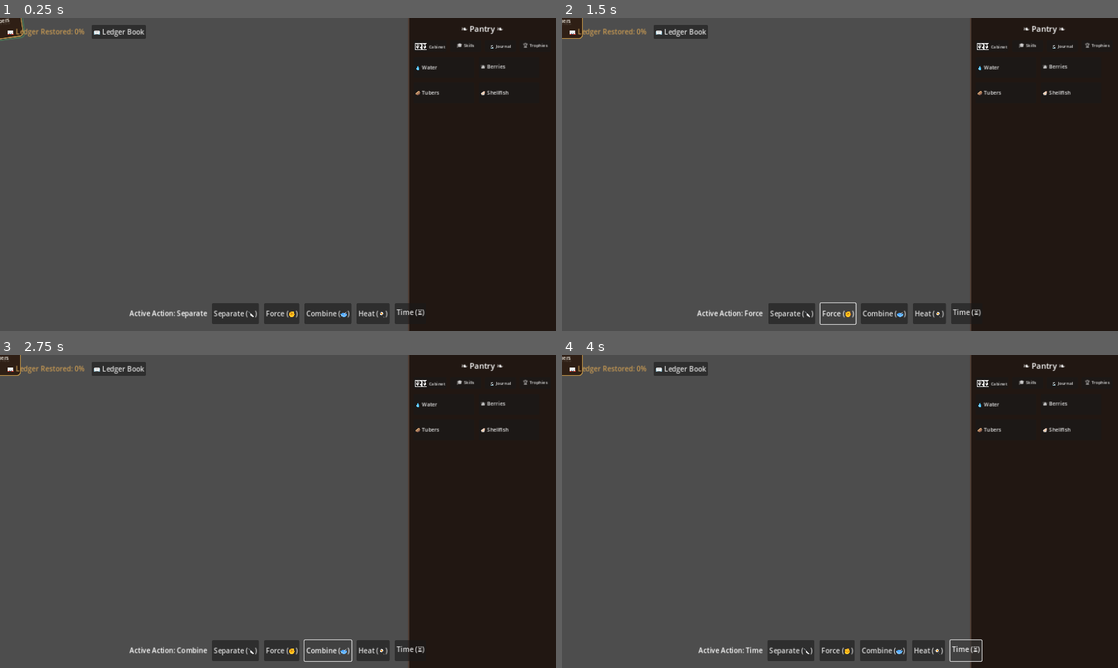
Above: before the commit, frames 1-4 (two rows, left to right).
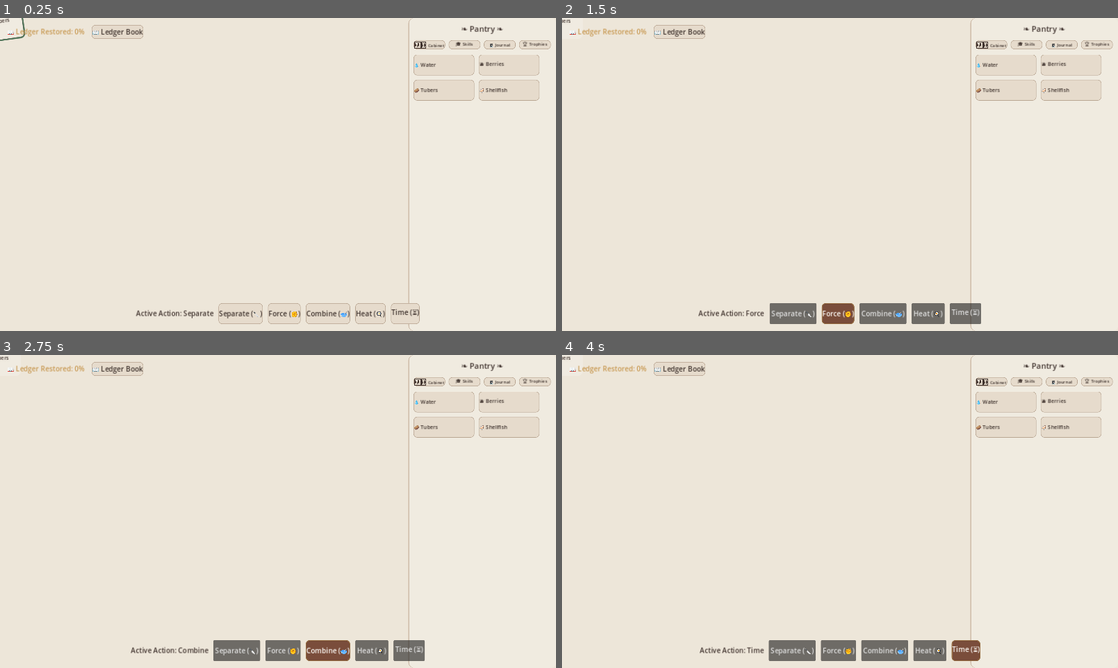
Above: after the commit, the same moments.

Repository: Kolajy/cooking_alchemist
Game: Godot game, scene res://scenes/main.tscn
Two runs of this game, one before a commit and one after it. Both use one fixed random seed, a clock stepped at 60 frames per second and the inputs below.
Inputs:
- Up to frame 1 (0.25 s): no input
- Up to frame 2 (1.5 s): click "Separate (🔪)" at 0.5 s; click "Force (✊)" at 1.25 s
- Up to frame 3 (2.75 s): click "Combine (🥣)" at 2 s
- Up to frame 4 (4 s): click "Heat (🍳)" at 2.75 s; click "Time (⏳)" at 3.5 s

The runs differ from the first frame. In frame 1, 100% of the frame differs, in the area x 0-100%, y 0-100%; in frame 2, 100%; in frame 3, 100%; in frame 4, 100%.

Commit message:
style(godot): match visual theme layout, parchment cards, color palette, active action toggling, and cozy styling of the web game

Diff:
--- a/godot/scenes/ingredient_token.tscn
+++ b/godot/scenes/ingredient_token.tscn
@@ -6,16 +6,16 @@
 radius = 48.0
 
 [sub_resource type="StyleBoxFlat" id="StyleBoxFlat_1"]
-bg_color = Color(0.18, 0.12, 0.08, 0.85)
+bg_color = Color(0.99, 0.98, 0.96, 0.95)
 border_width_left = 2
 border_width_top = 2
 border_width_right = 2
 border_width_bottom = 2
-border_color = Color(0.75, 0.58, 0.28, 0.8)
-corner_radius_top_left = 8
-corner_radius_top_right = 8
-corner_radius_bottom_right = 8
-corner_radius_bottom_left = 8
+border_color = Color(0.78, 0.70, 0.62, 0.9)
+corner_radius_top_left = 12
+corner_radius_top_right = 12
+corner_radius_bottom_right = 12
+corner_radius_bottom_left = 12
 
 [sub_resource type="StyleBoxFlat" id="StyleBoxFlat_2"]
 bg_color = Color(0, 0, 0, 0)
@@ -62,7 +62,7 @@
 offset_bottom = 40.0
 grow_horizontal = 2
 grow_vertical = 2
-theme_override_colors/font_color = Color(0.96, 0.94, 0.9, 1)
+theme_override_colors/font_color = Color(0.22, 0.18, 0.15, 1)
 theme_override_font_sizes/font_size = 12
 text = "🫐
 Berries"
--- a/godot/scenes/workspace.tscn
+++ b/godot/scenes/workspace.tscn
@@ -4,6 +4,12 @@
 
 [node name="Workspace" type="Node2D"]
 script = ExtResource("1_ws")
+
+[node name="CountertopBackground" type="ColorRect" parent="."]
+z_index = -10
+offset_right = 1280.0
+offset_bottom = 720.0
+color = Color(0.93, 0.90, 0.85, 1)
 
 [node name="TokenContainer" type="Node2D" parent="."]
 
--- a/godot/scripts/main.gd
+++ b/godot/scripts/main.gd
@@ -37,5 +37,74 @@
 			var book = book_scene.instantiate()
 			add_child(book)
 			print("✅ Ledger Book loaded.")
+
+		# Apply Cozy Theme to all generated nodes
+		apply_cozy_theme(self)
+		print("🎨 Applied cozy parchment theme to all UI elements.")
 	else:
 		print("❌ Database verification failed. No items loaded.")
+
+func apply_cozy_theme(node: Node):
+	var sb_panel = StyleBoxFlat.new()
+	sb_panel.bg_color = Color(0.94, 0.92, 0.88, 0.98) # Warm parchment
+	sb_panel.border_width_left = 2
+	sb_panel.border_color = Color(0.78, 0.70, 0.62, 0.9)
+	sb_panel.set_corner_radius_all(12)
+
+	var sb_btn_normal = StyleBoxFlat.new()
+	sb_btn_normal.bg_color = Color(0.90, 0.86, 0.80) # Sepia cream
+	sb_btn_normal.border_width_left = 1
+	sb_btn_normal.border_width_top = 1
+	sb_btn_normal.border_width_right = 1
+	sb_btn_normal.border_width_bottom = 1
+	sb_btn_normal.border_color = Color(0.70, 0.62, 0.54)
+	sb_btn_normal.set_corner_radius_all(8)
+
+	var sb_btn_hover = StyleBoxFlat.new()
+	sb_btn_hover.bg_color = Color(0.94, 0.90, 0.85)
+	sb_btn_hover.border_width_left = 1
+	sb_btn_hover.border_width_top = 1
+	sb_btn_hover.border_width_right = 1
+	sb_btn_hover.border_width_bottom = 1
+	sb_btn_hover.border_color = Color(0.60, 0.50, 0.40)
+	sb_btn_hover.set_corner_radius_all(8)
+
+	var sb_btn_pressed = StyleBoxFlat.new()
+	sb_btn_pressed.bg_color = Color(0.48, 0.30, 0.23) # Terracotta active
+	sb_btn_pressed.border_width_left = 1
+	sb_btn_pressed.border_width_top = 1
+	sb_btn_pressed.border_width_right = 1
+	sb_btn_pressed.border_width_bottom = 1
+	sb_btn_pressed.border_color = Color(0.35, 0.22, 0.17)
+	sb_btn_pressed.set_corner_radius_all(8)
+
+	var sb_btn_focus = StyleBoxFlat.new()
+	sb_btn_focus.bg_color = Color(0, 0, 0, 0)
+	sb_btn_focus.border_width_left = 2
+	sb_btn_focus.border_width_top = 2
+	sb_btn_focus.border_width_right = 2
+	sb_btn_focus.border_width_bottom = 2
+	sb_btn_focus.border_color = Color(0.78, 0.60, 0.32, 0.5) # Golden focus ring
+	sb_btn_focus.set_corner_radius_all(8)
+
+	_apply_styles_recursive(node, sb_panel, sb_btn_normal, sb_btn_hover, sb_btn_pressed, sb_btn_focus)
+
+func _apply_styles_recursive(node: Node, sb_panel: StyleBox, sb_btn_normal: StyleBox, sb_btn_hover: StyleBox, sb_btn_pressed: StyleBox, sb_btn_focus: StyleBox):
+	if node is Panel and node.name != "Highlight":
+		node.add_theme_stylebox_override("panel", sb_panel)
+
+	if node is Button:
+		node.add_theme_stylebox_override("normal", sb_btn_normal)
+		node.add_theme_stylebox_override("hover", sb_btn_hover)
+		node.add_theme_stylebox_override("pressed", sb_btn_pressed)
+		node.add_theme_stylebox_override("focus", sb_btn_focus)
+		node.add_theme_color_override("font_color", Color(0.25, 0.20, 0.18))
+		node.add_theme_color_override("font_hover_color", Color(0.20, 0.15, 0.12))
+		node.add_theme_color_override("font_pressed_color", Color(0.99, 0.98, 0.96))
+
+	if node is Label:
+		if not "Restored" in node.text:
+			node.add_theme_color_override("font_color", Color(0.25, 0.20, 0.18))
+
+	for child in node.get_children():
+		_apply_styles_recursive(child, sb_panel, sb_btn_normal, sb_btn_hover, sb_btn_pressed, sb_btn_focus)
--- a/godot/scripts/workspace.gd
+++ b/godot/scripts/workspace.gd
@@ -74,6 +74,38 @@
 	if action_label:
 		action_label.text = "Active Action: " + GameState.active_action.capitalize()
 
+	var action = GameState.active_action
+	if has_node("UI/ActionBar/BtnSeparate"):
+		_set_button_selected_style(get_node("UI/ActionBar/BtnSeparate"), action == "separate")
+	if has_node("UI/ActionBar/BtnForce"):
+		_set_button_selected_style(get_node("UI/ActionBar/BtnForce"), action == "force")
+	if has_node("UI/ActionBar/BtnCombine"):
+		_set_button_selected_style(get_node("UI/ActionBar/BtnCombine"), action == "combine")
+	if has_node("UI/ActionBar/BtnHeat"):
+		_set_button_selected_style(get_node("UI/ActionBar/BtnHeat"), action == "heat")
+	if has_node("UI/ActionBar/BtnTime"):
+		_set_button_selected_style(get_node("UI/ActionBar/BtnTime"), action == "time")
+
+func _set_button_selected_style(button: Button, is_selected: bool):
+	if is_selected:
+		var sb_active = StyleBoxFlat.new()
+		sb_active.bg_color = Color(0.48, 0.30, 0.23)
+		sb_active.border_width_left = 1
+		sb_active.border_width_top = 1
+		sb_active.border_width_right = 1
+		sb_active.border_width_bottom = 1
+		sb_active.border_color = Color(0.35, 0.22, 0.17)
+		sb_active.set_corner_radius_all(8)
+		button.add_theme_stylebox_override("normal", sb_active)
+		button.add_theme_stylebox_override("hover", sb_active)
+		button.add_theme_color_override("font_color", Color(0.99, 0.98, 0.96))
+		button.add_theme_color_override("font_hover_color", Color(0.99, 0.98, 0.96))
+	else:
+		button.remove_theme_stylebox_override("normal")
+		button.remove_theme_stylebox_override("hover")
+		button.remove_theme_color_override("font_color")
+		button.remove_theme_color_override("font_hover_color")
+
 func update_highlights():
 	var action = GameState.active_action
 	var tokens = token_container.get_children()
Not shown, changed: godot_web_dist/index.html
Not shown, changed: godot_web_dist/index.pck
